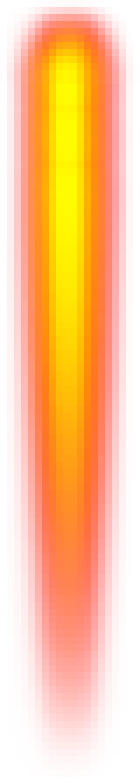
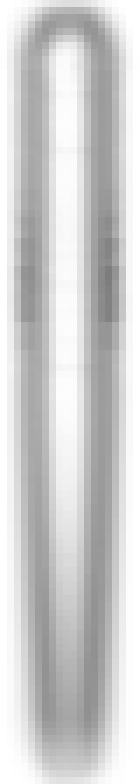
Two versions of the same layered image (140px x 784px). Layer-by-layer changes:
added layer "beam-Kopie" above "Neue Ebene" over [7, 0, 133, 784]
hid "colored" over [7, 0, 133, 777]
